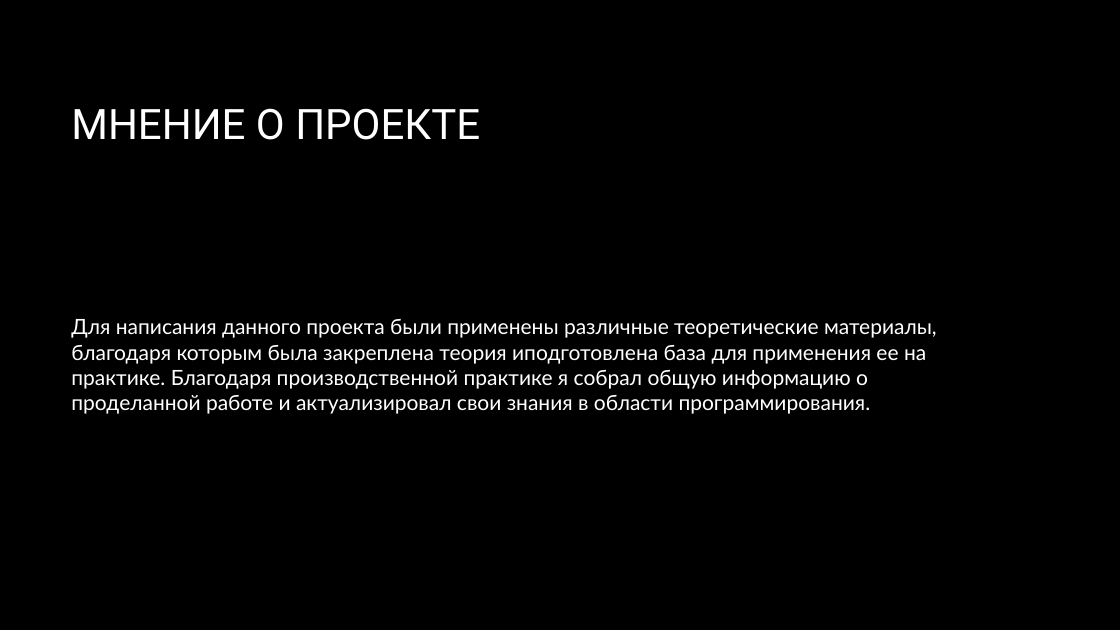
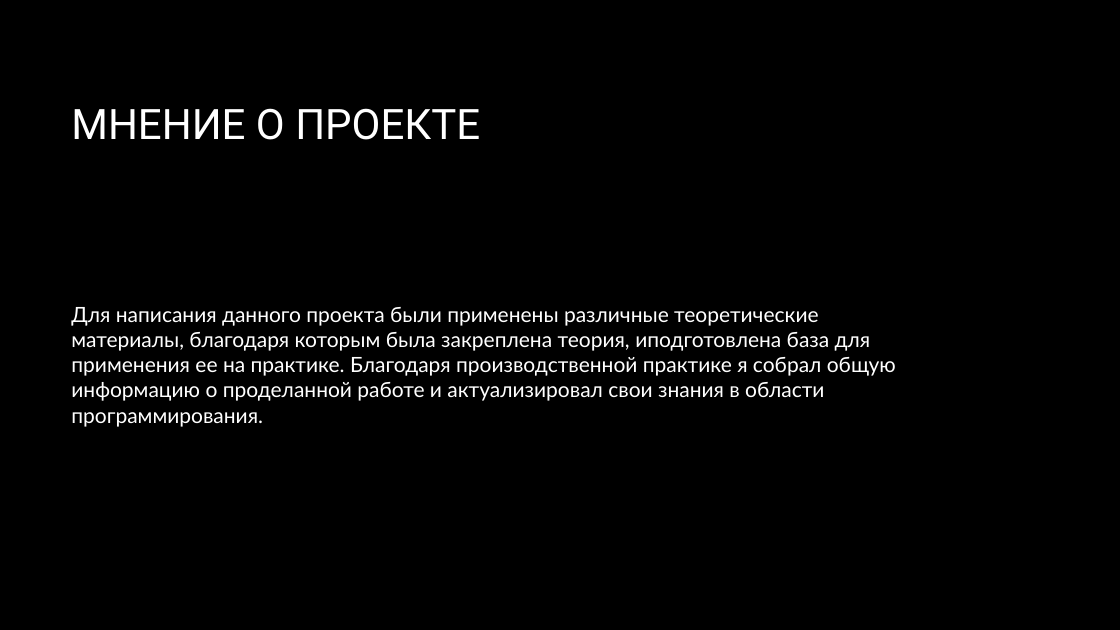
Before and after one commit to llxxg/Car-rental, a slide deck: slide 6 of П3Э Гирло А.С.pptx. Drawn at 1120x630 pixels with LibreOffice and Linux fonts; fonts in the diff are those of the drawing; background and template pictures are left out. Boxes give left, top, right and bottom in pixels: in the first picture for what was removed or moved away, otherwise in the second. Text is boxed around its words. In the diff, an @@ line names an element or a change of style, - is before the commit and + after.

```diff
--- a/П3Э Гирло А.С.pptx
+++ b/П3Э Гирло А.С.pptx
@@ text at [71, 307, 896, 427]: text changed @@
-Для написания данного проекта были применены различные теоретические материалы, благодаря которым была закреплена теория иподготовлена база для применения ее на практике. Благодаря производственной практике я собрал общую информацию о проделанной работе и актуализировал свои знания в области программирования.
+Для написания данного проекта были применены различные теоретические материалы, благодаря которым была закреплена теория, иподготовлена база для применения ее на практике. Благодаря производственной практике я собрал общую информацию о проделанной работе и актуализировал свои знания в области программирования.
```
Also in this commit, not shown: 1 other slide changed.
